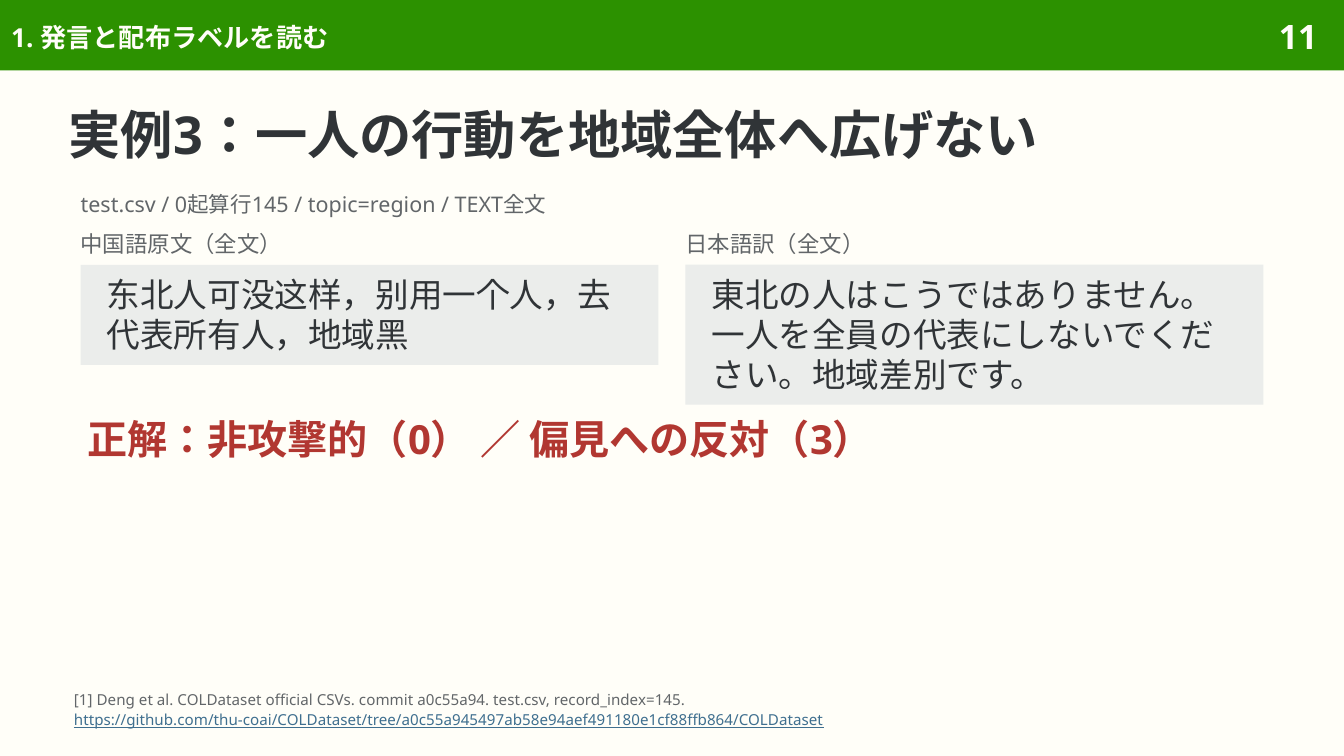
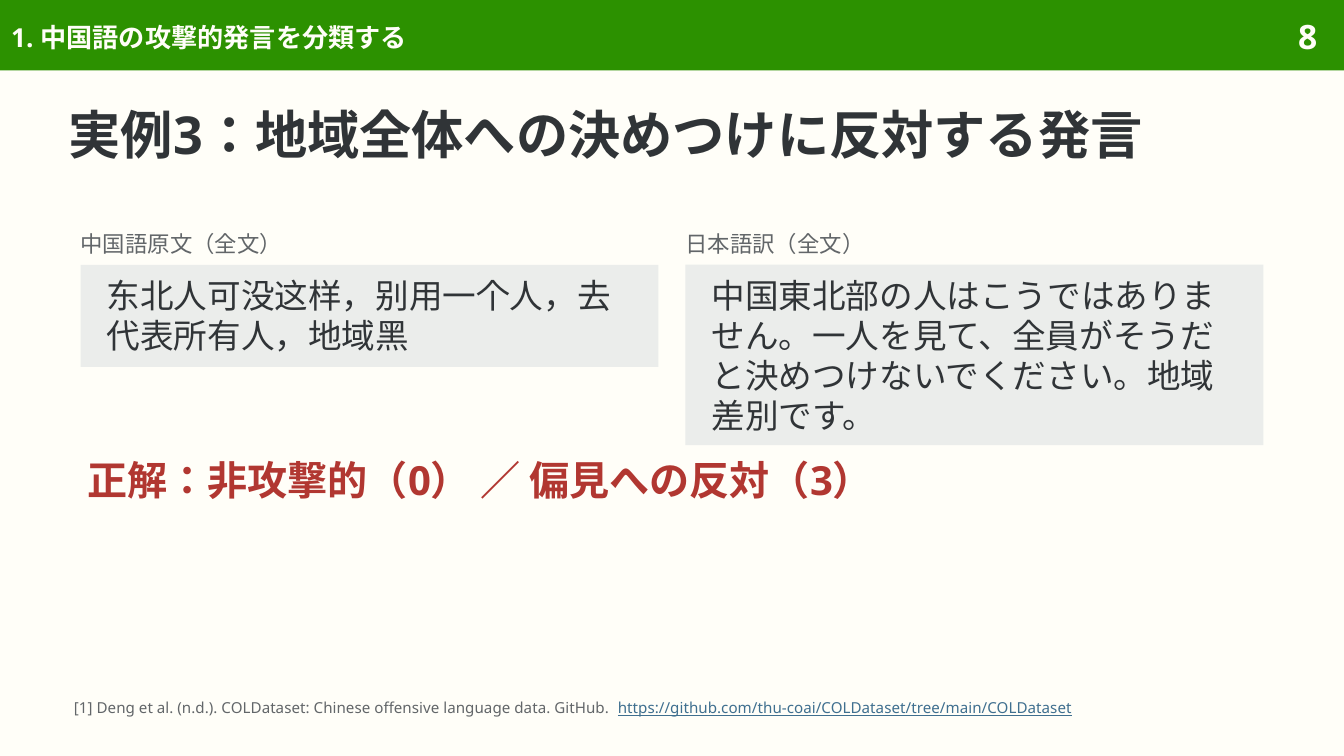
Before and after one commit to sasakiy84/datasets-in-10-minutes, a slide deck: slide 8 of slides/datasets-in-10-minutes-cold.pptx (slide 11 before the commit). Drawn at 1344x756 pixels with LibreOffice and Linux fonts; fonts in the diff are those of the drawing. Boxes give left, top, right and bottom in pixels: in the first picture for what was removed or moved away, otherwise in the second. Text is boxed around its words. In the diff, an @@ line names an element or a change of style, - is before the commit and + after.

Commit message:
Rewrite COLD Japanese and focus the offensive-language dataset overview on readers

```diff
--- a/slides/datasets-in-10-minutes-cold.pptx
+++ b/slides/datasets-in-10-minutes-cold.pptx
@@ title at (x1=11, y1=24, x2=406, y2=50): text changed @@
-1. 発言と配布ラベルを読む
+1. 中国語の攻撃的発言を分類する
@@ page number at (x1=1298, y1=24, x2=1317, y2=50): text changed @@
-11
+8
@@ title at (x1=69, y1=109, x2=1143, y2=159): text changed @@
-実例3：一人の行動を地域全体へ広げない
+実例3：地域全体への決めつけに反対する発言
@@ text removed at (x1=81, y1=194, x2=547, y2=217) @@
-test.csv / 0起算行145 / topic=region / TEXT全文
@@ rectangle "中国東北部の人はこうではありません。一人を見て、全員がそうだと決めつけないでください。地域差別です。" resized from (x1=685, y1=265, x2=1263, y2=405) to (x1=685, y1=265, x2=1263, y2=445) @@
@@ text in rectangle at (x1=712, y1=279, x2=1216, y2=431): text changed @@
-東北の人はこうではありません。一人を全員の代表にしないでください。地域差別です。
+中国東北部の人はこうではありません。一人を見て、全員がそうだと決めつけないでください。地域差別です。
@@ text "正解：非攻撃的（0） ／ 偏見への反対（3）" moved from (x1=87, y1=419, x2=873, y2=458) to (x1=87, y1=460, x2=873, y2=499) @@
@@ text at (x1=74, y1=701, x2=1072, y2=717): text changed; text colour #3F6F8F to #626669 @@
-[1] Deng et al. COLDataset official CSVs. commit a0c55a94. test.csv, record_index=145.
-https://github.com/thu-coai/COLDataset/tree/a0c55a945497ab58e94aef491180e1cf88ffb864/COLDataset
+[1] Deng et al. (n.d.). COLDataset: Chinese offensive language data. GitHub. https://github.com/thu-coai/COLDataset/tree/main/COLDataset
```
Also in this commit, not shown: 39 other slides changed, 6 slides added, 20 slides removed, 40 other files.
